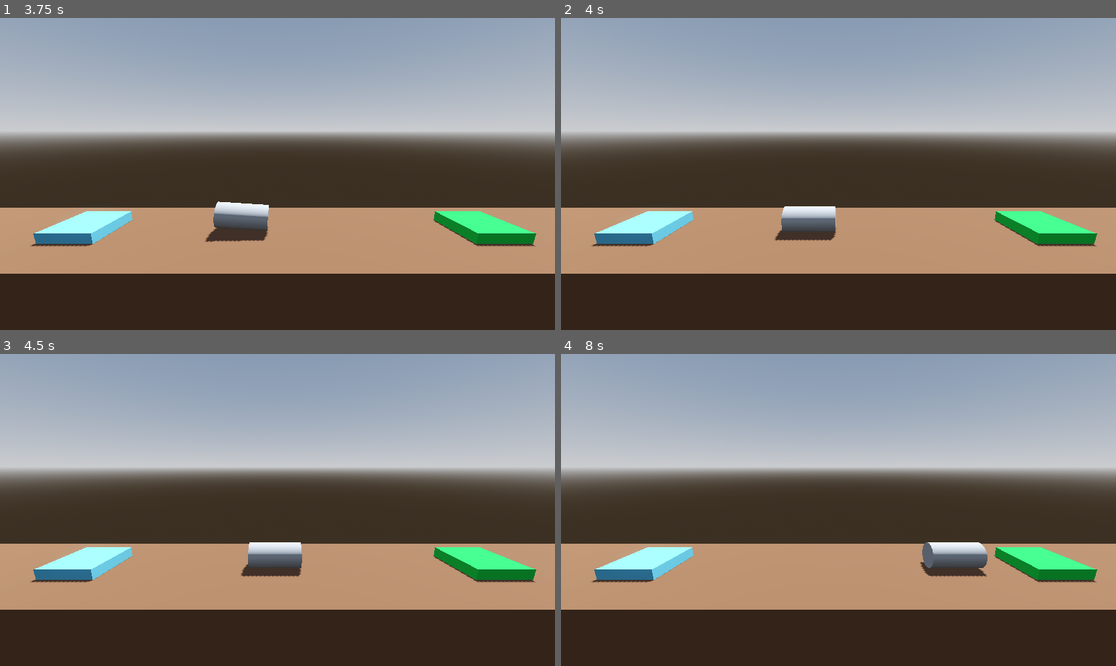
Above: before the commit, frames 1-4 (two rows, left to right).
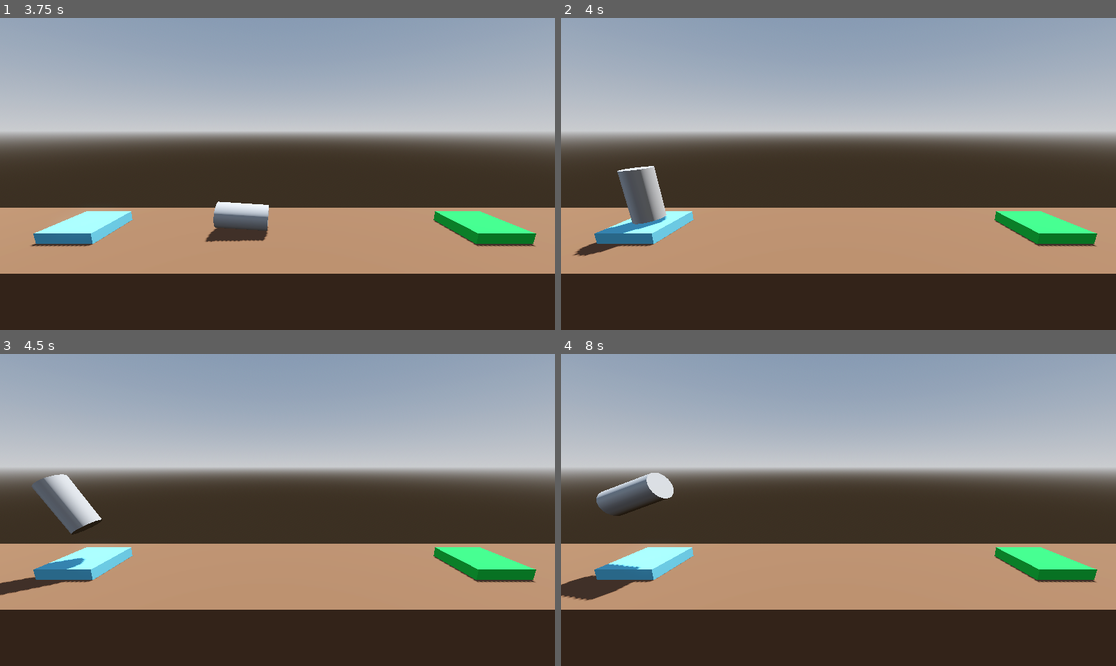
Above: after the commit, the same moments.

Repository: CoolGeorge12/ProjectBoost
Game: Godot game, scene res://Level/level.tscn
Two runs of this game, one before a commit and one after it. Both use one fixed random seed, a clock stepped at 60 frames per second and the inputs below.
Inputs:
- Up to frame 1 (3.75 s): hold D (rotate_right) 0.53-1.28 s; hold Space (boost) 0.53-1.28 s; hold A (rotate_left) 1.28-2.03 s; tap Space (boost) at 1.35, 2.85 s; hold Space (boost) 2.03-2.78 s; hold D (rotate_right) 2.03-3.53 s; hold A (rotate_left) from 3.53 s (still down); hold Space (boost) from 3.53 s (still down)
- Up to frame 2 (4 s): keep holding A (rotate_left); keep holding Space (boost)
- Up to frame 3 (4.5 s): keep holding A (rotate_left); release Space (boost) at 4.28 s; tap Space (boost) at 4.35 s
- Up to frame 4 (8 s): hold Space (boost) 5.03-5.78 s; release A (rotate_left) at 5.78 s; hold D (rotate_right) from 5.78 s (still down); tap Space (boost) at 5.85, 7.35 s; hold Space (boost) 6.53-7.28 s

Frame 1 is identical in both runs. In frame 2, 2.6% of the frame differs, in the area x 2-50%, y 47-77%; in frame 3, 2.8%; in frame 4, 2.9%, in the area x 0-77%, y 38-80%.

Commit message:
Add landing pad and hazard detection to level
Introduced a new landing_pad.gd script and integrated it into the level scene. Updated Player.gd to support configurable thrust and torque, and added logic to handle collisions with 'Goal' and 'Hazard' groups. Registered the 'Hazard' group in project settings and assigned the Floor node to it.

Diff:
--- /dev/null
+++ b/new-game-project/Level/landing_pad.gd
@@ -0,0 +1,3 @@
+extends CSGBox3D
+
+@export_file() var file_path
--- a/new-game-project/Level/level.tscn
+++ b/new-game-project/Level/level.tscn
@@ -1,6 +1,7 @@
-[gd_scene load_steps=8 format=3 uid="uid://begqdd10acml3"]
+[gd_scene load_steps=9 format=3 uid="uid://begqdd10acml3"]
 
 [ext_resource type="PackedScene" uid="uid://ckudr8chj1kgo" path="res://player.tscn" id="1_o6mkr"]
+[ext_resource type="Script" uid="uid://jjg6gdrb6e1u" path="res://Level/landing_pad.gd" id="1_qmtf6"]
 
 [sub_resource type="ProceduralSkyMaterial" id="ProceduralSkyMaterial_5xgho"]
 sky_horizon_color = Color(0.66224277, 0.6717428, 0.6867428, 1)
@@ -33,7 +34,7 @@
 transform = Transform3D(-0.8660254, -0.43301278, 0.25, 0, 0.49999997, 0.86602545, -0.50000006, 0.75, -0.43301266, 0, 0, 0)
 shadow_enabled = true
 
-[node name="Floor" type="CSGBox3D" parent="."]
+[node name="Floor" type="CSGBox3D" parent="." groups=["Hazard"]]
 transform = Transform3D(1, 0, 0, 0, 1, 0, 0, 0, 1, 0, -4, 0)
 use_collision = true
 size = Vector3(30, 8, 5)
@@ -50,6 +51,8 @@
 use_collision = true
 size = Vector3(2, 0.4, 2)
 material = SubResource("StandardMaterial3D_0b4ue")
+script = ExtResource("1_qmtf6")
+file_path = "<null>"
 
 [node name="Camera3D" type="Camera3D" parent="."]
 transform = Transform3D(1, 0, 0, 0, 0.9781476, 0.2079117, 0, -0.2079117, 0.9781476, 0, 3.902, 7.485)
--- a/new-game-project/Player.gd
+++ b/new-game-project/Player.gd
@@ -1,17 +1,30 @@
 extends RigidBody3D
 
+## How much vertical force to apply when moving.
+@export_range(750.0, 3000.0) var thrust: float = 1000.0
+
+@export var torque_thrust: float = 100.0
 
 # Called every frame. 'delta' is the elapsed time since the previous frame.
 func _process(delta: float) -> void:
 	if Input.is_action_pressed("boost"):
-		apply_central_force(basis.y * delta * 1000.0)
+		apply_central_force(basis.y * delta * thrust)
 
 	if Input.is_action_pressed("rotate_left"):
-		apply_torque(Vector3(0.0, 0.0, 100.0 * delta))
+		apply_torque(Vector3(0.0, 0.0, torque_thrust * delta))
 
 	if Input.is_action_pressed("rotate_right"):
-			apply_torque(Vector3(0.0, 0.0, -100.0 * delta))
+			apply_torque(Vector3(0.0, 0.0, -torque_thrust * delta))
 
 func _on_body_entered(body: Node) -> void:
 	if "Goal" in body.get_groups():
-		print("You win!")
+		complete_level()
+
+	if "Hazard" in body.get_groups():
+		crash_sequence()
+
+func crash_sequence() -> void:
+	get_tree().reload_current_scene.call_deferred()
+
+func complete_level() -> void:
+	get_tree().quit()
--- a/new-game-project/project.godot
+++ b/new-game-project/project.godot
@@ -18,6 +18,7 @@
 [global_group]
 
 Goal=""
+Hazard=""
 
 [input]
 
Not shown, added: new-game-project/Level/landing_pad.gd.uid
